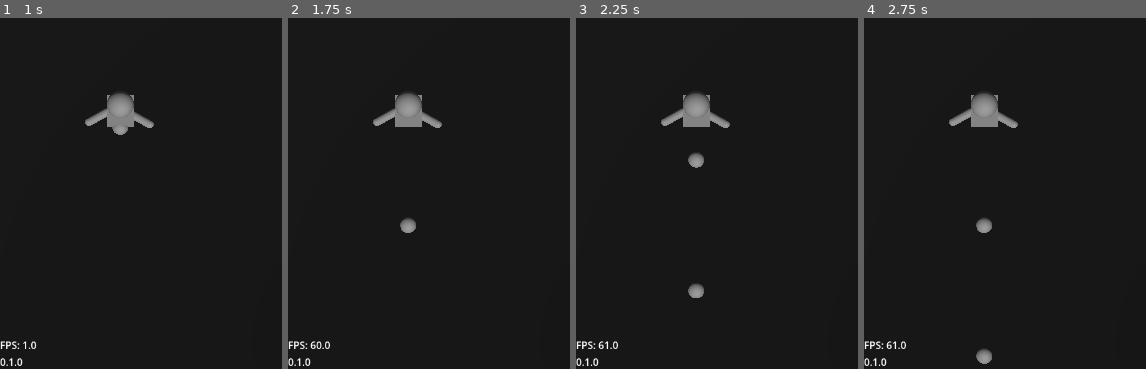
Above: before the commit, frames 1-4 (left to right).
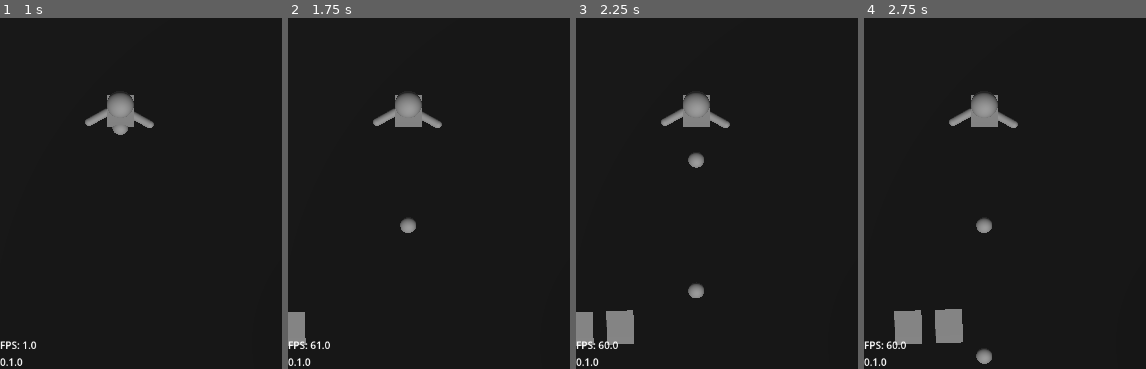
Above: after the commit, the same moments.

Repository: Grey-B/toy-defenders
Game: Godot game, scene res://src/core/main_game/main_game.tscn
The game is run twice, just before and just after one commit, with the same random seed, the same clock (stepped at 60 frames per second) and the same inputs.
Inputs:
- Up to frame 1 (1 s): tap Enter at 0.5 s; tap I at 0.6 s
- Up to frame 2 (1.75 s): tap I at 1.35 s
- Up to frame 3 (2.25 s): tap I at 2.1 s
- Up to frame 4 (2.75 s): no input

Frame 1 is identical in both runs. In frame 2, 0.6% of the frame differs, in the area x 0-13%, y 83-95%; in frame 3, 1.5%; in frame 4, 1.9%, in the area x 9-36%, y 82-95%.

Commit message:
Fixed apply_modifiers function in BaseTower. Now attacks properly hit and kill

Diff:
--- a/src/core/main_game/main_game.tscn
+++ b/src/core/main_game/main_game.tscn
@@ -16,6 +16,7 @@
 
 [node name="SpawnTimer" type="Timer" parent="Systems/WaveSpawner" unique_id=656247367]
 unique_name_in_owner = true
+wait_time = 0.5
 
 [node name="World" type="Node3D" parent="." unique_id=1969020105]
 process_mode = 1
--- a/src/gameplay/enemies/base_enemy.gd
+++ b/src/gameplay/enemies/base_enemy.gd
@@ -2,7 +2,6 @@
 extends PathFollow3D
 
 @export var data: EnemyData
-@export var hurtbox: Area3D
 
 var enemy_name: String
 var model_instance: Node3D
@@ -20,8 +19,6 @@
 
 	add_child(model_instance)
 
-	hurtbox.body_entered.connect(take_damage)
-
 
 func _physics_process(delta: float) -> void:
 	data.behavior.process_behavior(delta, self)
@@ -31,8 +28,7 @@
 	queue_free.call_deferred()
 
 
-func take_damage(body: Node3D) -> void:
-	if body is BaseProjectile:
-		health -= body.damage
-		if health <= 0:
-			call_deferred("queue_free")
+func take_damage(damage_taken: int) -> void:
+	health -= damage_taken
+	if health <= 0:
+		queue_free.call_deferred()
--- a/src/gameplay/enemies/base_enemy.tscn
+++ b/src/gameplay/enemies/base_enemy.tscn
@@ -2,21 +2,20 @@
 
 [ext_resource type="Script" uid="uid://blhbew4ujxufv" path="res://src/gameplay/enemies/base_enemy.gd" id="1_wr6ee"]
 [ext_resource type="Resource" uid="uid://cl4des5tp7u2b" path="res://src/resources/enemy data/test_enemy.tres" id="2_m7ogj"]
+[ext_resource type="Script" uid="uid://cm10lcngutmx" path="res://src/gameplay/enemies/hurtbox.gd" id="3_ayech"]
 
-[sub_resource type="CapsuleShape3D" id="CapsuleShape3D_s58g3"]
-radius = 0.6
+[sub_resource type="SphereShape3D" id="SphereShape3D_ayech"]
 
-[node name="BaseEnemy" type="PathFollow3D" unique_id=141057784 node_paths=PackedStringArray("hurtbox")]
+[node name="BaseEnemy" type="PathFollow3D" unique_id=141057784]
 loop = false
 script = ExtResource("1_wr6ee")
 data = ExtResource("2_m7ogj")
-hurtbox = NodePath("Hurtbox")
 
-[node name="Hurtbox" type="Area3D" parent="." unique_id=431302198]
-unique_name_in_owner = true
+[node name="Area3D" type="Area3D" parent="." unique_id=1130610926]
 collision_layer = 4
 collision_mask = 16
+script = ExtResource("3_ayech")
+metadata/_custom_type_script = "uid://cm10lcngutmx"
 
-[node name="CollisionShape3D" type="CollisionShape3D" parent="Hurtbox" unique_id=1364037271]
-transform = Transform3D(1, 0, 0, 0, 1, 0, 0, 0, 1, 0, 1, 0)
-shape = SubResource("CapsuleShape3D_s58g3")
+[node name="CollisionShape3D" type="CollisionShape3D" parent="Area3D" unique_id=963761355]
+shape = SubResource("SphereShape3D_ayech")
--- /dev/null
+++ b/src/gameplay/enemies/hurtbox.gd
@@ -0,0 +1,2 @@
+class_name Hurtbox
+extends Area3D
--- a/src/gameplay/projectiles/base_projectile.gd
+++ b/src/gameplay/projectiles/base_projectile.gd
@@ -13,7 +13,13 @@
 func _ready() -> void:
 	global_position = spawn_position
 	global_rotation = direction
+	hitbox.area_entered.connect(deal_damage)
 
 
 func _physics_process(delta: float) -> void:
 	global_position += rotation_basis.z * speed * delta
+
+
+func deal_damage(area: Area3D) -> void:
+	if area is Hurtbox:
+		area.get_parent().take_damage(damage)
--- a/src/gameplay/projectiles/test_projectile.tscn
+++ b/src/gameplay/projectiles/test_projectile.tscn
@@ -10,16 +10,19 @@
 
 [sub_resource type="SphereMesh" id="SphereMesh_6owma"]
 
-[node name="TestProjectile" type="CharacterBody3D" unique_id=683373888]
+[node name="TestProjectile" type="CharacterBody3D" unique_id=683373888 node_paths=PackedStringArray("hitbox")]
+collision_layer = 16
+collision_mask = 4
 script = ExtResource("1_2u6xh")
 speed = 5.0
+hitbox = NodePath("Hitbox")
 metadata/_custom_type_script = "uid://ce8nsx53ji21p"
 
-[node name="Area3D" type="Area3D" parent="." unique_id=1013379432]
+[node name="Hitbox" type="Area3D" parent="." unique_id=1013379432]
 collision_layer = 16
 collision_mask = 4
 
-[node name="CollisionShape3D" type="CollisionShape3D" parent="Area3D" unique_id=558148804]
+[node name="CollisionShape3D" type="CollisionShape3D" parent="Hitbox" unique_id=558148804]
 shape = SubResource("SphereShape3D_s58g3")
 
 [node name="CollisionShape3D" type="CollisionShape3D" parent="." unique_id=1907458054]
--- a/src/gameplay/towers/base_tower.gd
+++ b/src/gameplay/towers/base_tower.gd
@@ -15,7 +15,7 @@
 var body_model: Body
 var left_arm_model: Node3D
 var right_arm_model: Node3D
-var damage: float = 10.0
+var damage: int = 10
 var attack_spd: float = 1.0
 var attack_range: float = 500.0
 
@@ -47,48 +47,50 @@
 	for mod in head.stats:
 		if mod.operation == mod.Operation.ADD:
 			if mod.stat == mod.Stat.DAMAGE:
-				damage += mod.stat
+				damage = ceil(damage + mod.value)
 			elif mod.stat == mod.Stat.ATTACK_SPD:
-				attack_spd += mod.stat
+				attack_spd += mod.value
 			elif mod.stat == mod.Stat.RANGE:
-				attack_range += mod.stat
-		else:
+				attack_range += mod.value
+		elif mod.operation == mod.Operation.MULTIPLY:
 			if mod.stat == mod.Stat.DAMAGE:
-				damage *= mod.stat
+				damage = ceil(damage * mod.value)
 			elif mod.stat == mod.Stat.ATTACK_SPD:
-				attack_spd *= mod.stat
+				attack_spd *= mod.value
 			elif mod.stat == mod.Stat.RANGE:
-				attack_range *= mod.stat
+				attack_range *= mod.value
+
 	for mod in body.stats:
 		if mod.operation == mod.Operation.ADD:
 			if mod.stat == mod.Stat.DAMAGE:
-				damage += mod.stat
+				damage = ceil(damage + mod.value)
 			elif mod.stat == mod.Stat.ATTACK_SPD:
-				attack_spd += mod.stat
+				attack_spd += mod.value
 			elif mod.stat == mod.Stat.RANGE:
-				attack_range += mod.stat
-		else:
+				attack_range += mod.value
+		elif mod.operation == mod.Operation.MULTIPLY:
 			if mod.stat == mod.Stat.DAMAGE:
-				damage *= mod.stat
+				damage = ceil(damage * mod.value)
 			elif mod.stat == mod.Stat.ATTACK_SPD:
-				attack_spd *= mod.stat
+				attack_spd *= mod.value
 			elif mod.stat == mod.Stat.RANGE:
-				attack_range *= mod.stat
+				attack_range *= mod.value
+
 	for mod in arms.stats:
 		if mod.operation == mod.Operation.ADD:
 			if mod.stat == mod.Stat.DAMAGE:
-				damage += mod.stat
+				damage = ceil(damage + mod.value)
 			elif mod.stat == mod.Stat.ATTACK_SPD:
-				attack_spd += mod.stat
+				attack_spd += mod.value
 			elif mod.stat == mod.Stat.RANGE:
-				attack_range += mod.stat
-		else:
+				attack_range += mod.value
+		elif mod.operation == mod.Operation.MULTIPLY:
 			if mod.stat == mod.Stat.DAMAGE:
-				damage *= mod.stat
+				damage = ceil(damage * mod.value)
 			elif mod.stat == mod.Stat.ATTACK_SPD:
-				attack_spd *= mod.stat
+				attack_spd *= mod.value
 			elif mod.stat == mod.Stat.RANGE:
-				attack_range *= mod.stat
+				attack_range *= mod.value
 
 
 func instantiate_part_models() -> void:
@@ -108,5 +110,5 @@
 	attack_instance.direction = body_model.rotation
 	attack_instance.spawn_position = projectile_spawn.global_position
 	attack_instance.rotation_basis = body_model.global_transform.basis
-	attack_instance.damage = int(damage)
+	attack_instance.damage = damage
 	entity_root.add_child(attack_instance)
Not shown, added: src/gameplay/enemies/hurtbox.gd.uid
